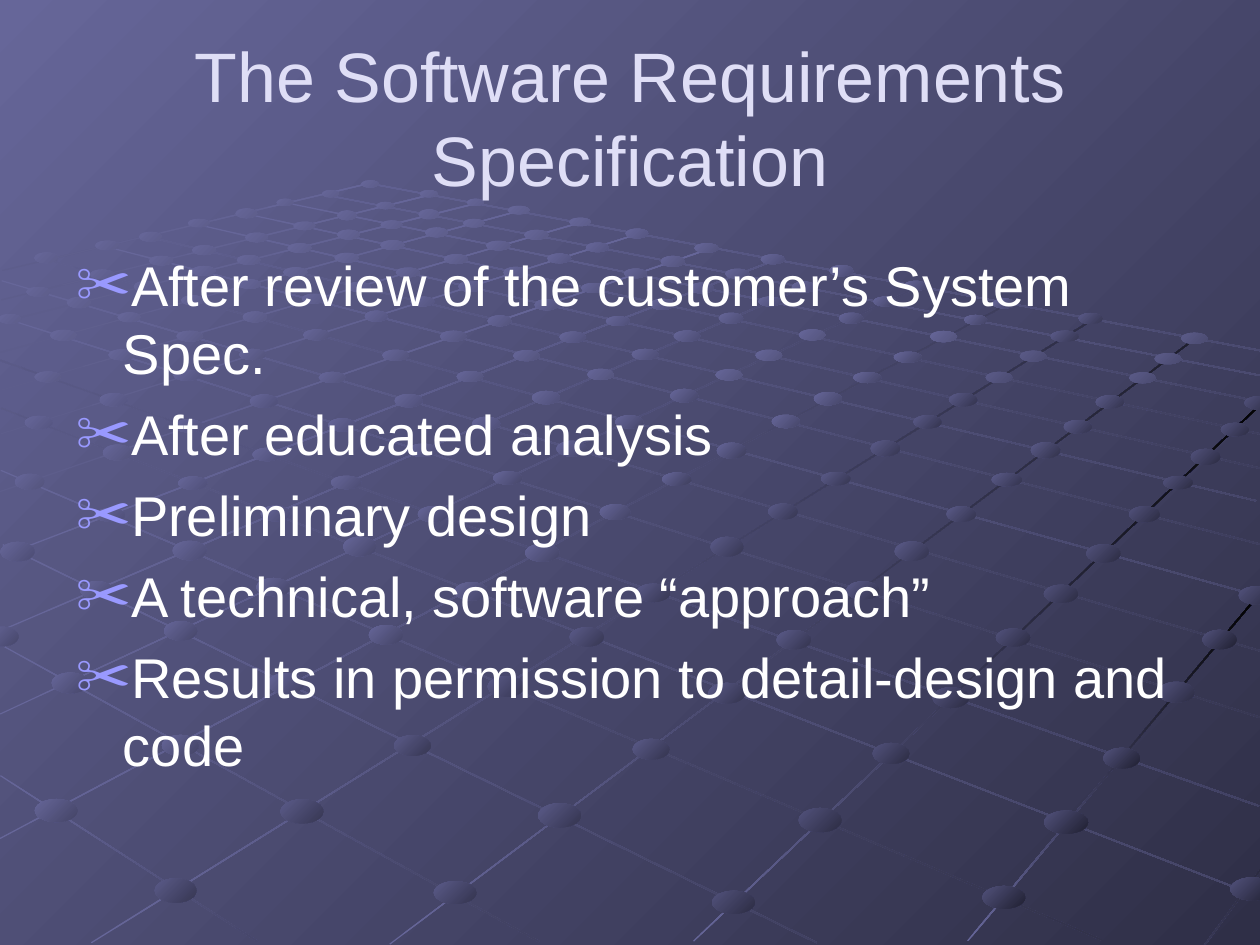
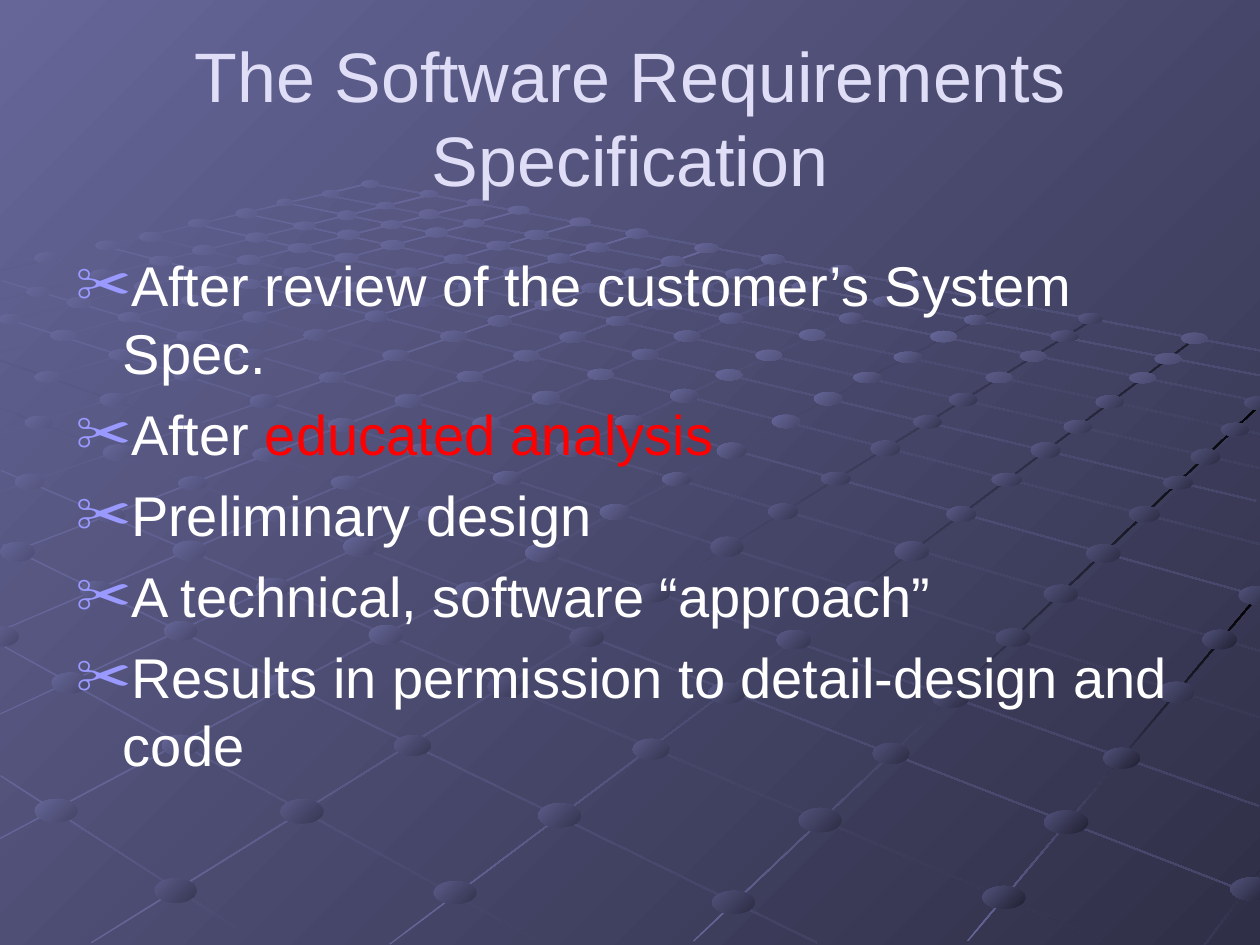
Before and after one commit to ChrisJamison/seminar_cnpm, a slide deck: slide 3 of Slide/2_Đặc tả phần mềm/SW Specifications 2.ppt (slide 4 before the commit). Drawn at 1260x945 pixels with LibreOffice and Linux fonts; fonts in the diff are those of the drawing. Boxes give left, top, right and bottom in pixels: in the first picture for what was removed or moved away, otherwise in the second. Text is boxed around its words. In the diff, an @@ line names an element or a change of style, - is before the commit and + after.

Commit message:
Updated slide

```diff
--- a/Slide/2_Đặc tả phần mềm/SW Specifications 2.ppt
+++ b/Slide/2_Đặc tả phần mềm/SW Specifications 2.ppt
@@ text at bbox=[131, 414, 713, 466]: text colour #FFFFFF to #FF0000 in "educated analysis" @@
```
Also in this commit, not shown: 1 slide removed, 7 other files.
